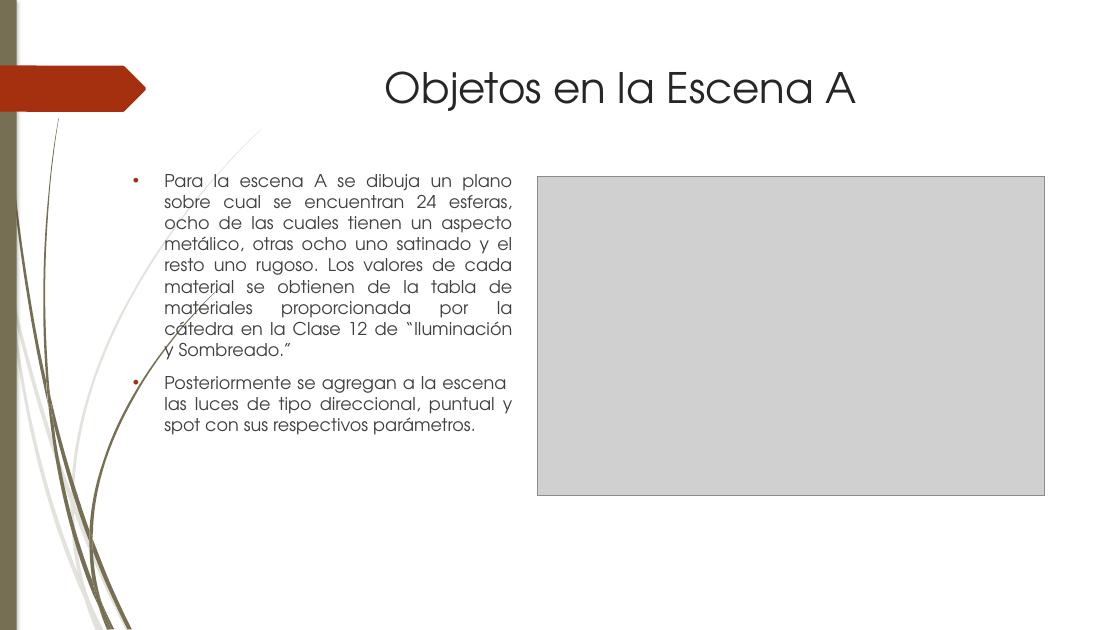
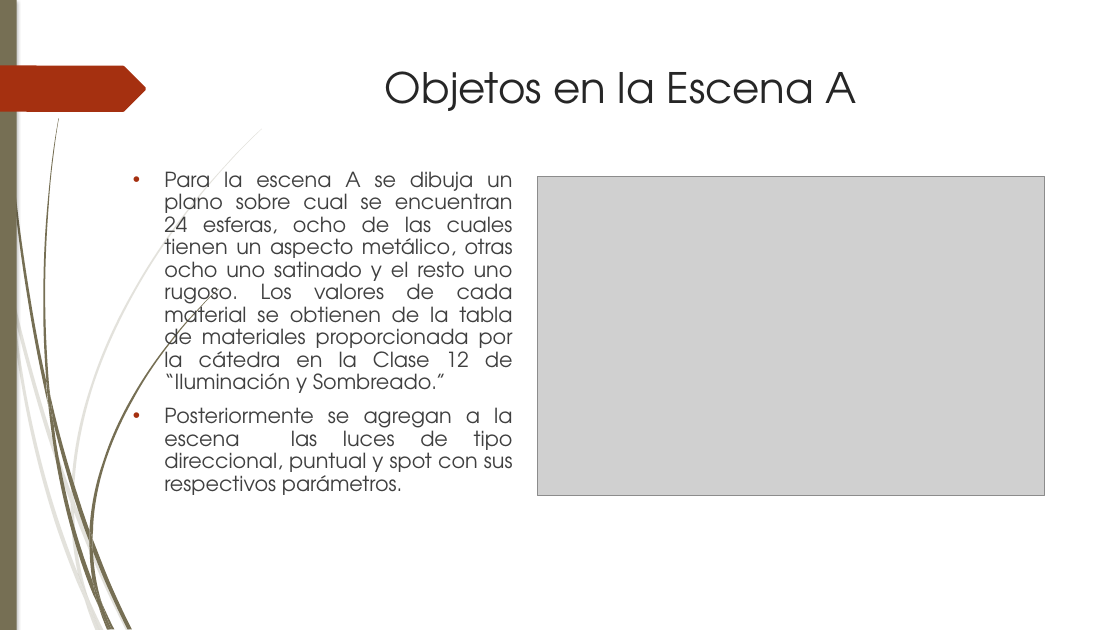
Before and after one commit to Barbmatt/Proyecto2, a slide deck: slide 4 of Presentación/Presentacion Proyecto 2 - editada.pptx. Drawn at 1120x630 pixels with LibreOffice and Linux fonts; fonts in the diff are those of the drawing; grey boxes stand for pictures. Boxes give left, top, right and bottom in pixels: in the first picture for what was removed or moved away, otherwise in the second. Text is boxed around its words. In the diff, an @@ line names an element or a change of style, - is before the commit and + after.

Commit message:
PowerPoint Escena :a: :b:
Falta descripción de materiales para la escena B

```diff
--- a/Presentación/Presentacion Proyecto 2 - editada.pptx
+++ b/Presentación/Presentacion Proyecto 2 - editada.pptx
@@ text "Para la escena A se ..." at [164, 171, 513, 495]: size 15.1 to 17.8 pt; line spacing 1 to 0.9 @@
```
Also in this commit, not shown: 4 other slides changed, 6 slides added, 1 slide removed, 9 other files.
